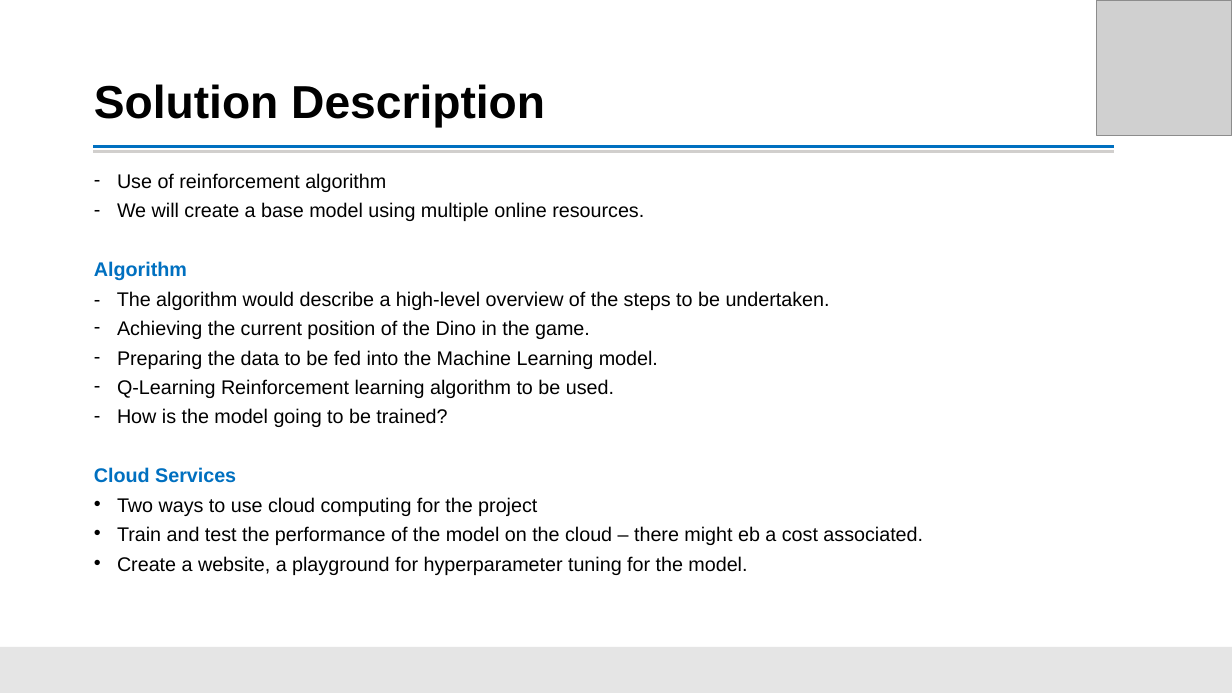
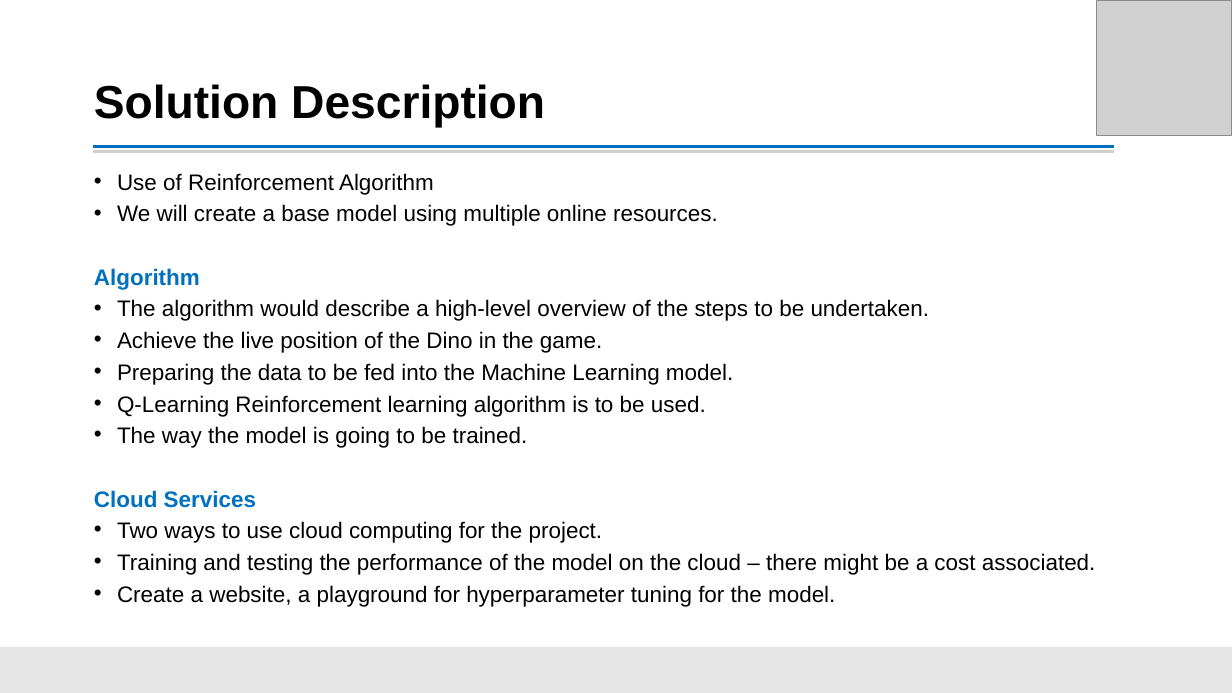
Before and after one commit to radroid/train-o-dino, a slide deck: slide 4 of docs/ppt/Project Detailed Presentation.pptx. Drawn at 1232x693 pixels with LibreOffice and Linux fonts; fonts in the diff are those of the drawing; grey boxes stand for pictures. Boxes give left, top, right and bottom in pixels: in the first picture for what was removed or moved away, otherwise in the second. Text is boxed around its words. In the diff, an @@ line names an element or a change of style, - is before the commit and + after.

```diff
--- a/docs/ppt/Project Detailed Presentation.pptx
+++ b/docs/ppt/Project Detailed Presentation.pptx
@@ text at bbox=[117, 173, 434, 195]: text changed; size 15.4 to 17.5 pt @@
-– Use of reinforcement algorithm
+• Use of Reinforcement Algorithm
@@ text at bbox=[94, 204, 835, 607]: size 15.4 to 17.5 pt in "We will create a base model using ...", "Algorithm", "Preparing the data to be fed into ...", "Cloud Services" and 1 more places; bullet - to • @@
@@ text at bbox=[117, 299, 930, 353]: text changed; size 15.4 to 17.5 pt @@
-- The algorithm would describe a high-level overview of the steps to be undertaken.
-– Achieving the current position of the Dino in the game.
+• The algorithm would describe a high-level overview of the steps to be undertaken.
+• Achieve the live position of the Dino in the game.
@@ text at bbox=[117, 395, 706, 448]: text changed; size 15.4 to 17.5 pt @@
-– Q-Learning Reinforcement learning algorithm to be used.
-– How is the model going to be trained?
+• Q-Learning Reinforcement learning algorithm is to be used.
+• The way the model is going to be trained.
@@ text at bbox=[117, 521, 1096, 575]: text changed; size 15.4 to 17.5 pt @@
-• Two ways to use cloud computing for the project
-• Train and test the performance of the model on the cloud – there might eb a cost associated.
+• Two ways to use cloud computing for the project.
+• Training and testing the performance of the model on the cloud – there might be a cost associated.
```
Also in this commit, not shown: 4 other slides changed.
